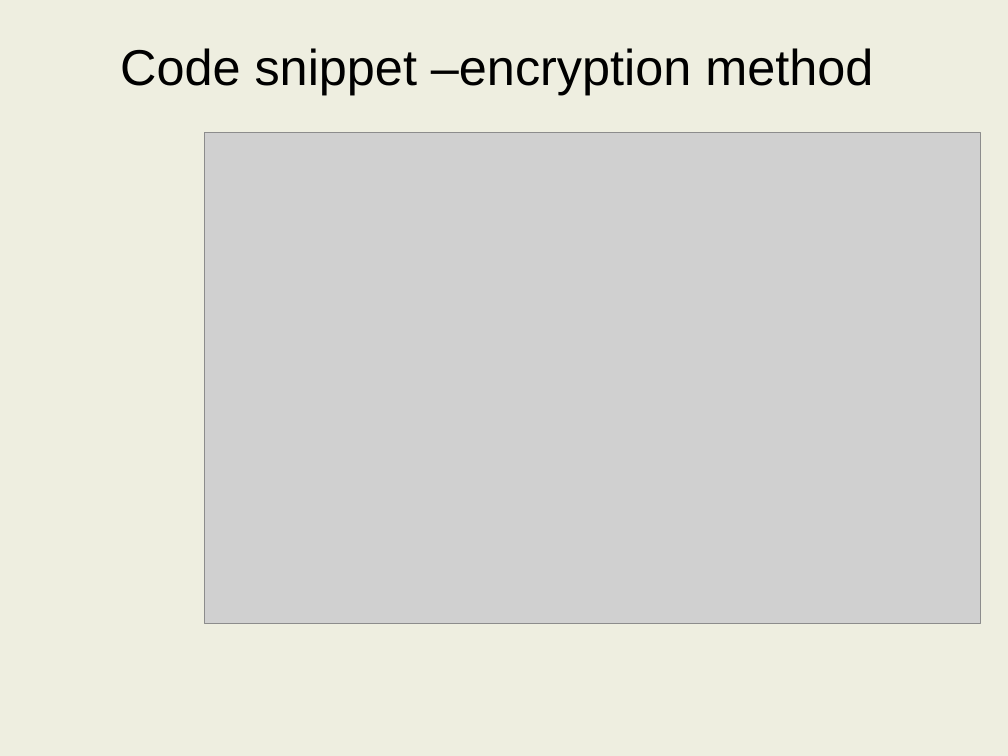
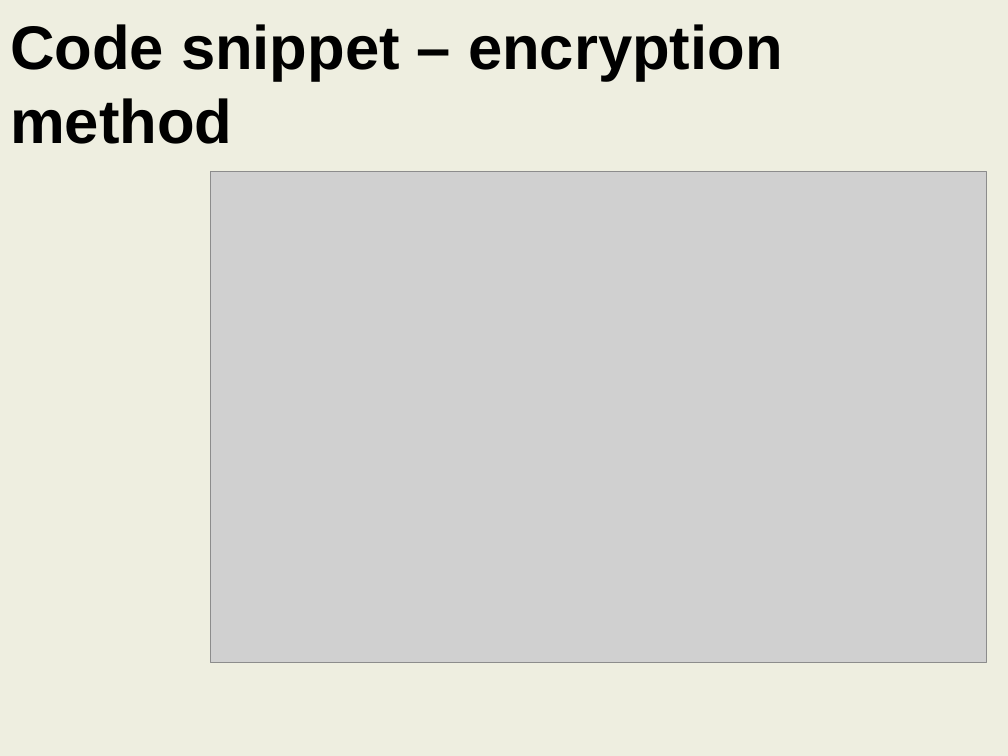
Before and after one commit to harropda/DIVVY-PIC, a slide deck: slide 4 of Documentation/Image Encryption.pptx (slide 6 before the commit). Drawn at 1008x756 pixels with LibreOffice and Linux fonts; fonts in the diff are those of the drawing; grey boxes stand for pictures; background and template pictures are left out. Boxes give left, top, right and bottom in pixels: in the first picture for what was removed or moved away, otherwise in the second. Text is boxed around its words. In the diff, an @@ line names an element or a change of style, - is before the commit and + after.

```diff
--- a/Documentation/Image Encryption.pptx
+++ b/Documentation/Image Encryption.pptx
@@ text "Code snippet – encryption method" at <box>10,24,783,144</box>: vertical alignment middle to top @@
@@ text at <box>10,24,783,144</box>: text changed; size 36 to 44 pt; bold on @@
-Code snippet –encryption method
+Code snippet – encryption method
@@ picture: place and size @@
-picture at <box>205,132,981,623</box>
+picture at <box>211,171,987,662</box>
```
Also in this commit, not shown: 2 other slides changed, 2 slides added, 5 slides removed.
